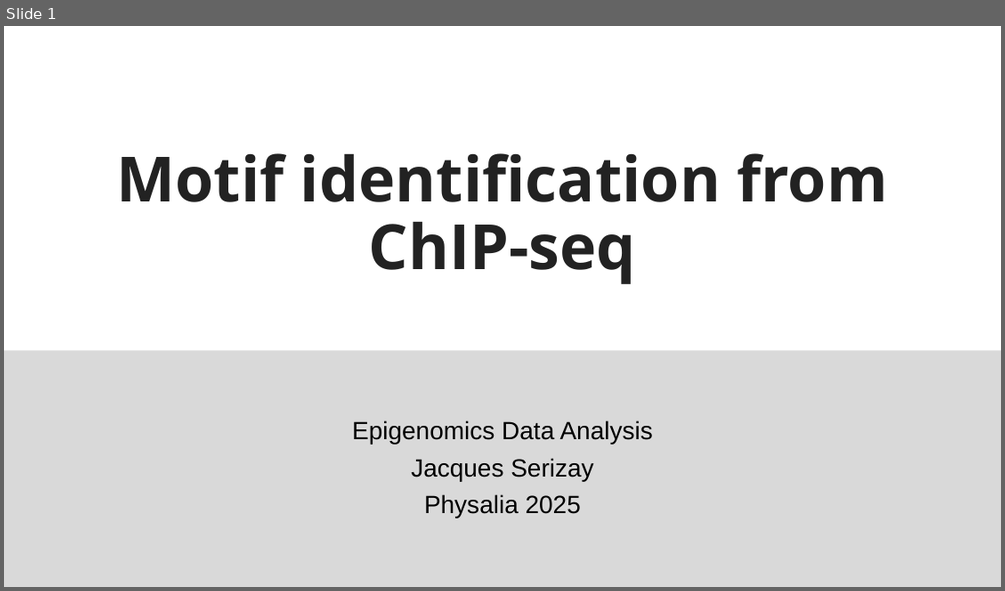
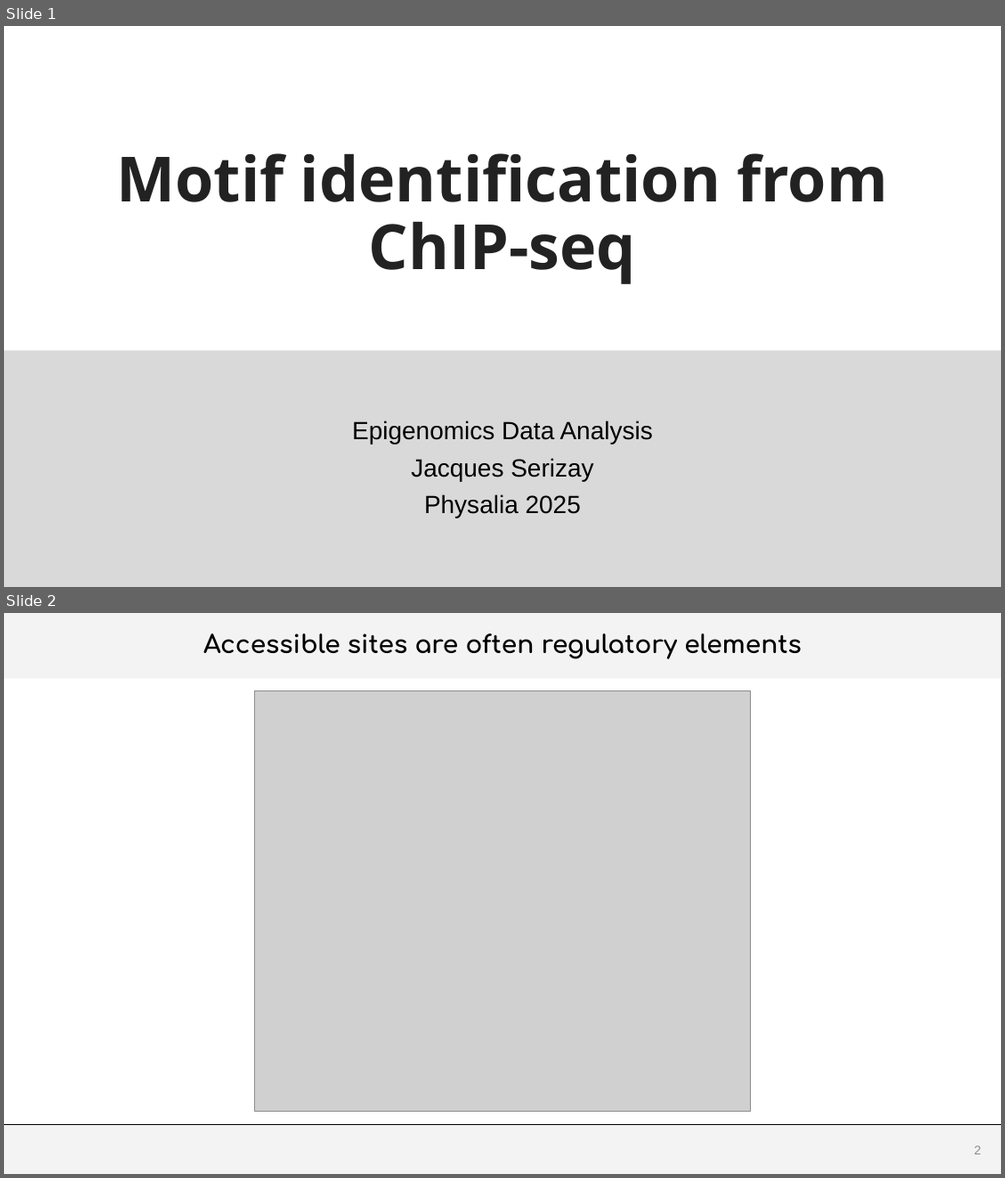
Before and after one commit to js2264/NGS-Physalia, a slide deck: inst/docs/Lecture6.pptx. Shown one above the other, each under a label of ours: slide 1 before the commit, slides 1 and 2 after it. The pictures are 1005x591 and 1005x1178 pixels, drawn with LibreOffice and Linux fonts; fonts in the diff are those of the drawing; grey boxes stand for pictures; background and template pictures are left out. Boxes give left, top, right and bottom in pixels: in the first picture for what was removed or moved away, otherwise in the second. Text is boxed around its words. In the diff, an @@ line names an element or a change of style, - is before the commit and + after.

```diff
--- a/inst/docs/Lecture6.pptx
+++ b/inst/docs/Lecture6.pptx
@@ slide 2 added at (x1=4, y1=613, x2=1001, y2=1174), background #FFFFFF @@
@@ title added at (x1=4, y1=613, x2=1001, y2=679), fill #D9D9D9 at 30% opacity, 24 pt, text #000000, bold @@
+Accessible sites are often regulatory elements
@@ picture added at (x1=255, y1=690, x2=751, y2=1111) @@
@@ rectangle added at (x1=4, y1=1124, x2=1001, y2=1174), fill #D9D9D9 at 30% opacity @@
@@ line added from (4, 1124) to (1001, 1124), #000000 0.5 pt @@
@@ page number added at (x1=974, y1=1145, x2=981, y2=1154), 12 pt, text #8C8C8C @@
+2
```
Also in this commit, not shown: 1 slide changed, 13 other slides added, 8 other files.
